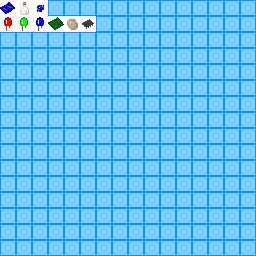
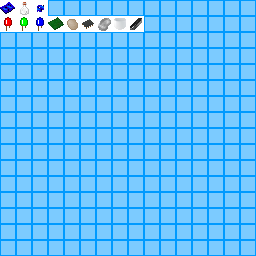
Two versions of the same layered image (256 × 256). Layer-by-layer changes:
removed layer "Layer 1 copy 9" over [96, 16, 144, 32]
added layer "Layer 2 copy 5" above "Layer 2" over [96, 16, 126, 31]
added layer "Layer 2" above "Layer 1" over [96, 16, 144, 32]
